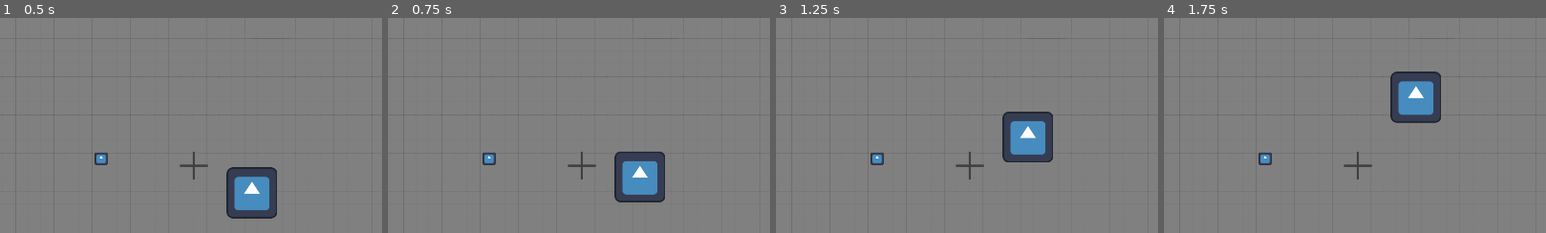
Above: before the commit, frames 1-4 (left to right).
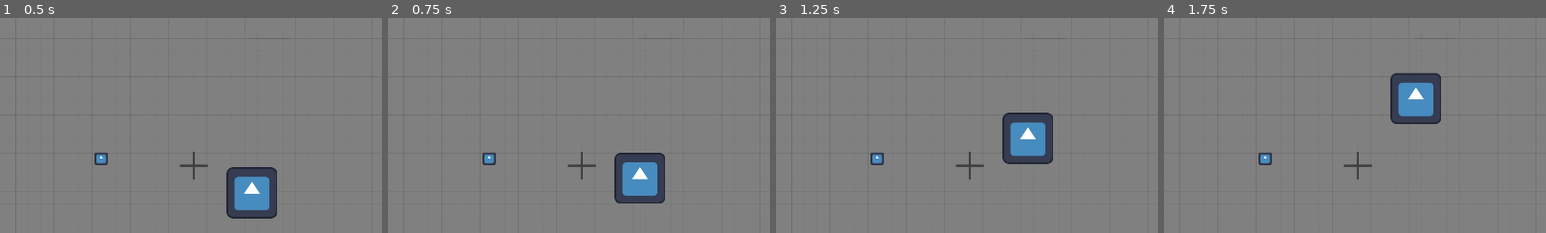
Above: after the commit, the same moments.

Repository: nporposoft/loot-goblin
Game: Godot game, scene res://test_dungeon.tscn
Two runs of this game, one before a commit and one after it. Both use one fixed random seed, a clock stepped at 60 frames per second and the inputs below. The engine's default icon, where the game draws it, is replaced by a stand-in: a white triangle on a blue panel in a dark square.
Inputs (mouse positions are % of the whole screen's width and height, from its top left):
- Up to frame 1 (0.5 s): no input
- Up to frame 2 (0.75 s): tap Enter at 0.5 s; move the mouse to (45, 70) at 0.52 s; hold W (move_up) from 0.53 s (still down)
- Up to frame 3 (1.25 s): keep holding W (move_up)
- Up to frame 4 (1.75 s): keep holding W (move_up); move the mouse to (80, 65) at 1.27 s
The pictures show only the part of the screen within x 15-65%, y 7-57%; the shares and areas given below are measured in that part.

Frame 1 is identical in both runs. In frame 2, 0.5% of the frame differs, in the area x 59-73%, y 62-87%; in frame 3, 0.5%; in frame 4, 0.5%, in the area x 59-73%, y 24-50%.

Commit message:
collision testing

Diff:
--- a/src/characters/character.gd
+++ b/src/characters/character.gd
@@ -29,19 +29,21 @@
 	return $VisionCollider
 
 
-func _process(delta_time: float) -> void:
+func _process(delta: float) -> void:
 	# NOTE: is it a good idea to separate processing from action? seems maybe okay
 	# but there might be some async weirdness?
 	if is_instance_valid(_last_action):
-		_process_movement(_last_action.move_input, delta_time)
+		_process_movement(_last_action.move_input, delta)
 		_process_aiming(_last_action.aim_direction)
 		_process_interaction(_last_action.interact_target)
 
 
-func _process_movement(move_input: Vector2, delta_time: float) -> void:
-	if move_input != Vector2.ZERO:
-		var movement = move_input * move_speed * delta_time
-		position += movement
+func _physics_process(_delta: float) -> void:
+	move_and_slide()
+
+
+func _process_movement(move_input: Vector2, delta: float) -> void:
+	velocity = move_input.normalized() * move_speed
 
 
 func _process_aiming(_aim_direction: Vector2) -> void:
--- a/src/player/player_character_controller.gd
+++ b/src/player/player_character_controller.gd
@@ -5,7 +5,7 @@
 @export var _character: Character = null
 
 
-func _process(_delta_time: float) -> void:
+func _process(_delta: float) -> void:
 	if not _should_process():
 		return
 
@@ -23,7 +23,7 @@
 	var move_input: Vector2
 	move_input.x = Input.get_action_strength("move_right") - Input.get_action_strength("move_left")
 	move_input.y = Input.get_action_strength("move_down") - Input.get_action_strength("move_up")
-	return move_input.normalized()
+	return move_input
 
 
 func _get_aim_direction() -> Vector2:
--- a/test_dungeon.tscn
+++ b/test_dungeon.tscn
@@ -884,7 +884,8 @@
 
 [node name="PlayerGoblin" parent="World" instance=ExtResource("3_d8tm3")]
 position = Vector2(912, 516)
+collision_mask = 7
 
 [node name="Diamond" parent="World" instance=ExtResource("4_d8tm3")]
 position = Vector2(535, 430)
-linear_damp = 2.0
+collision_mask = 3
